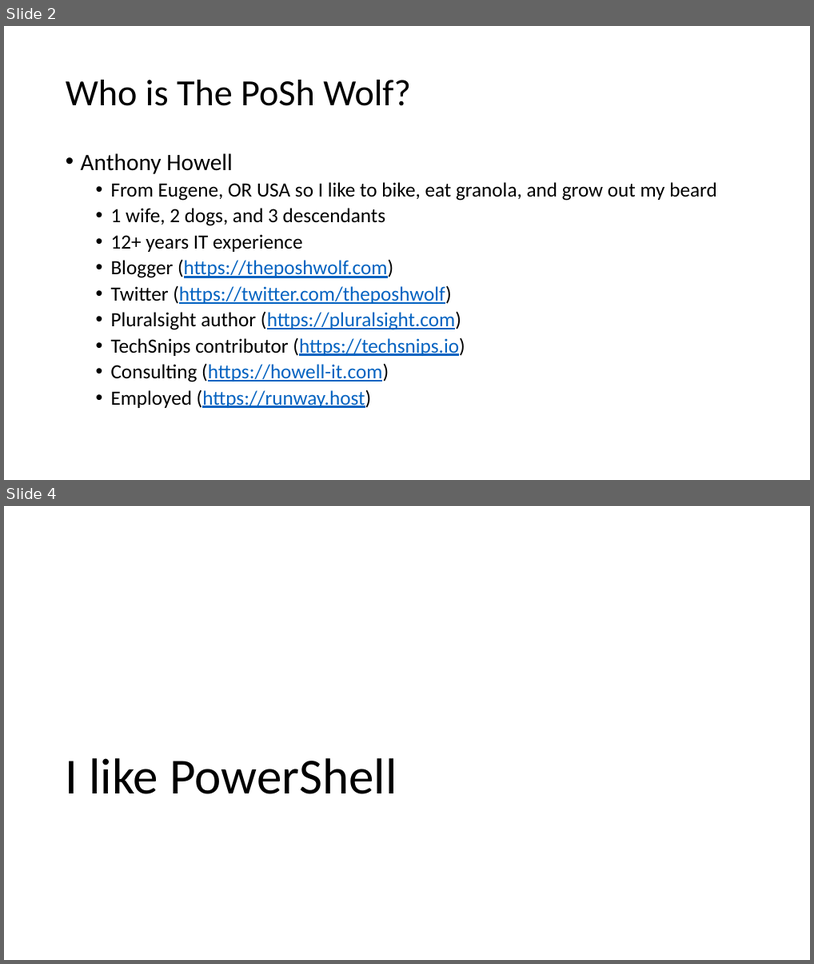
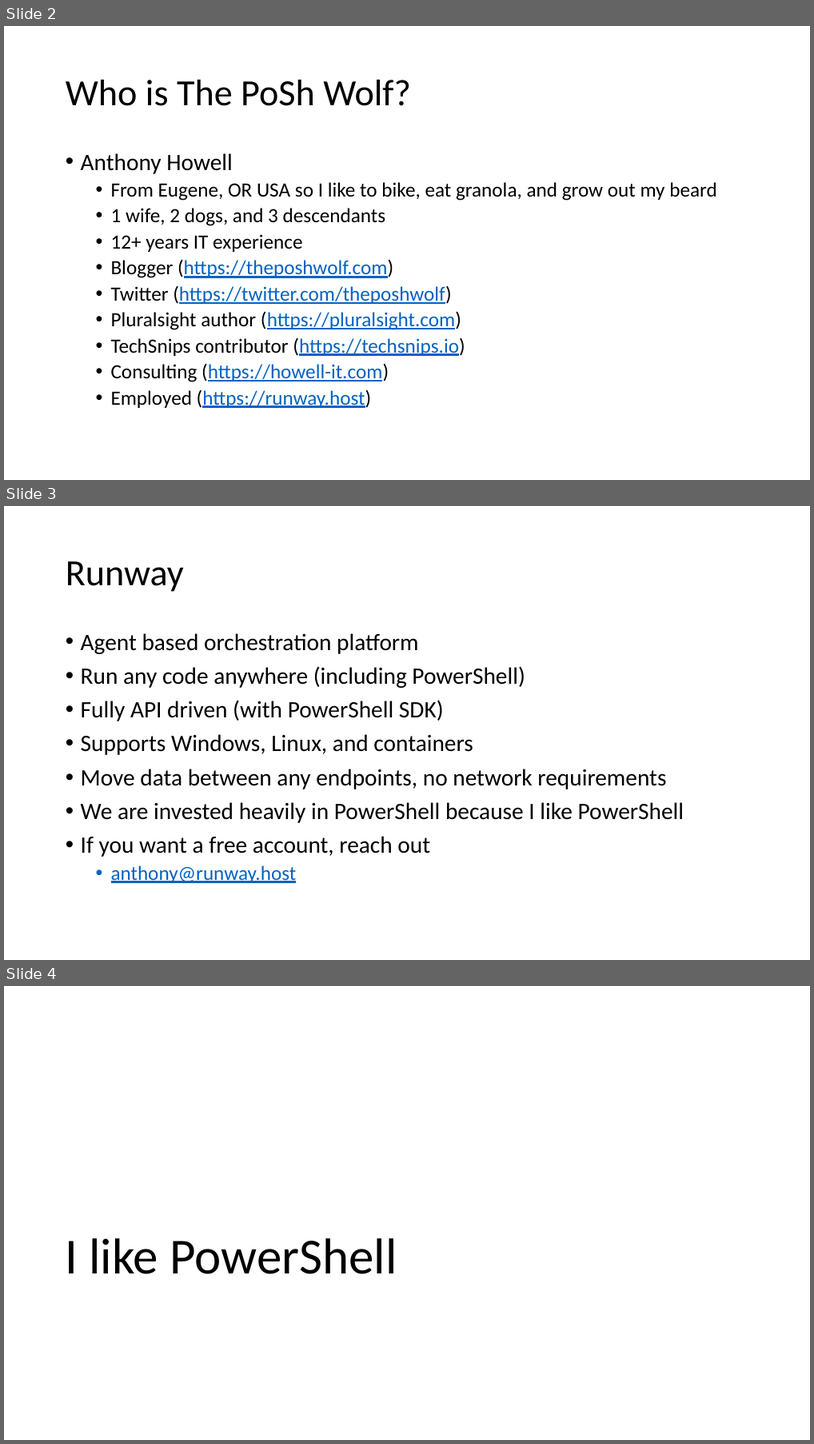
Before and after one commit to ThePoShWolf/Sessions, a slide deck: 2022-04-28 - AutoRest The Module Generator/PowerShell Summit 2022 - AutoRest.pptx. Shown one above the other, each under a label of ours: slides 2 and 4 before the commit, slides 2, 3 and 4 after it; the slides between them are not shown. The pictures are 814x964 and 814x1444 pixels, drawn with LibreOffice and Linux fonts; fonts in the diff are those of the drawing; background and template pictures are left out. Boxes give left, top, right and bottom in pixels: in the first picture for what was removed or moved away, otherwise in the second. Text is boxed around its words. In the diff, an @@ line names an element or a change of style, - is before the commit and + after.

```diff
--- a/2022-04-28 - AutoRest The Module Generator/PowerShell Summit 2022 - AutoRest.pptx
+++ b/2022-04-28 - AutoRest The Module Generator/PowerShell Summit 2022 - AutoRest.pptx
@@ slide 3 added at (4, 506, 810, 960), background picture (left out) @@
@@ title added at (66, 561, 184, 592), 44 pt, text #000000 @@
+Runway
@@ text added at (81, 633, 685, 883), 28 pt, text #000000 @@
+• Agent based orchestration platform
+• Run any code anywhere (including PowerShell)
+• Fully API driven (with PowerShell SDK)
+• Supports Windows, Linux, and containers
+• Move data between any endpoints, no network requirements
+• We are invested heavily in PowerShell because I like PowerShell
+• If you want a free account, reach out
+  • anthony@runway.host
```
Also in this commit, not shown: 1 slide removed.
